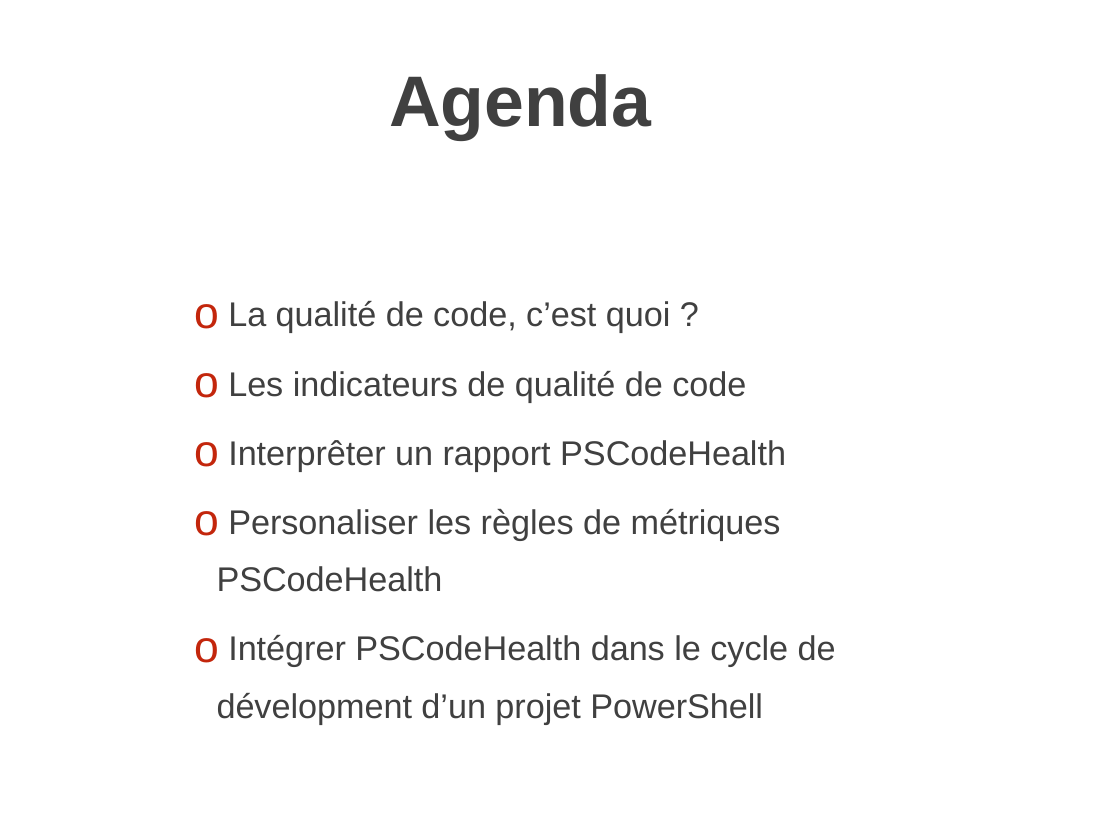
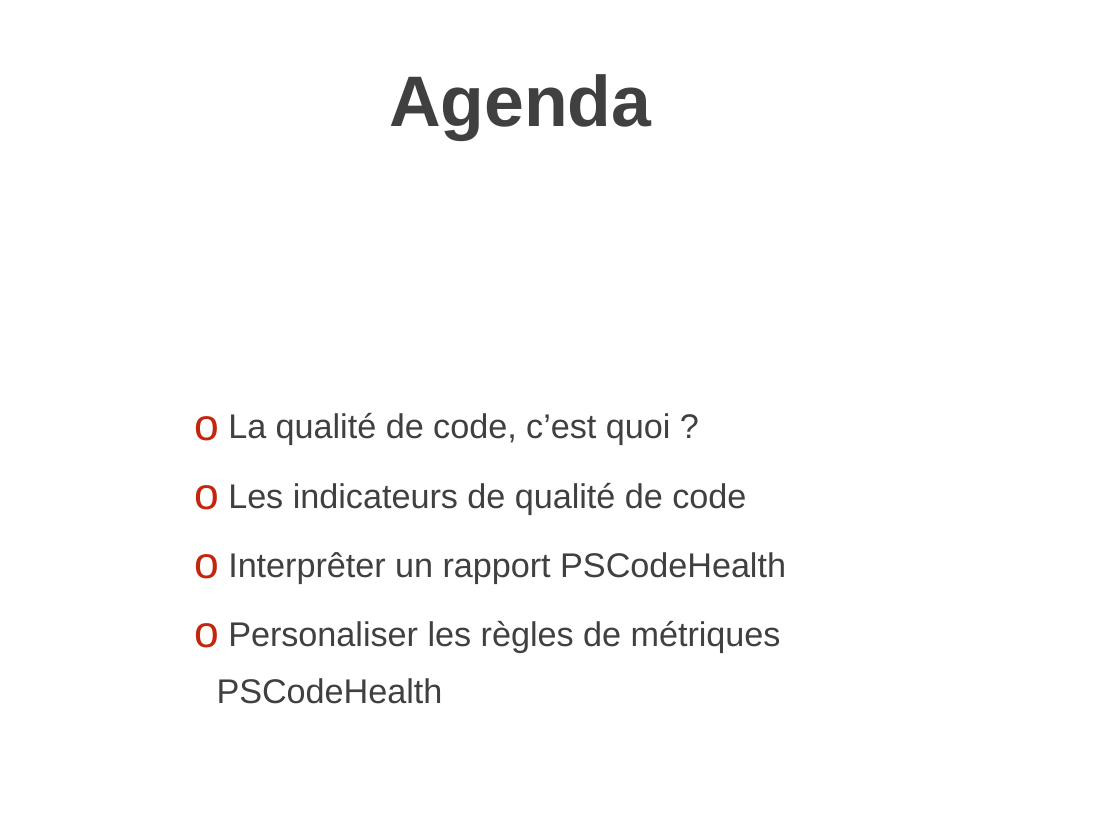
Before and after one commit to MathieuBuisson/FrPSUG-PSCodeHealth, a slide deck: slide 2 of Qualite de code et PSCodeHealth.pptx. Drawn at 1120x840 pixels with LibreOffice and Linux fonts; fonts in the diff are those of the drawing; background and template pictures are left out. Boxes give left, top, right and bottom in pixels: in the first picture for what was removed or moved away, otherwise in the second. Text is boxed around its words. In the diff, an @@ line names an element or a change of style, - is before the commit and + after.

```diff
--- a/Qualite de code et PSCodeHealth.pptx
+++ b/Qualite de code et PSCodeHealth.pptx
@@ text "La qualité de code, c’est ...": place and size @@
-text "La qualité de code, c’est ..." at <box>217,301,836,724</box>
+text "La qualité de code, c’est ..." at <box>217,413,786,704</box>
@@ text at <box>217,635,836,724</box>: paragraph removed @@
-o Intégrer PSCodeHealth dans le cycle de dévelopment d’un projet PowerShell
```
Also in this commit, not shown: 2 slides added, 1 other file.
